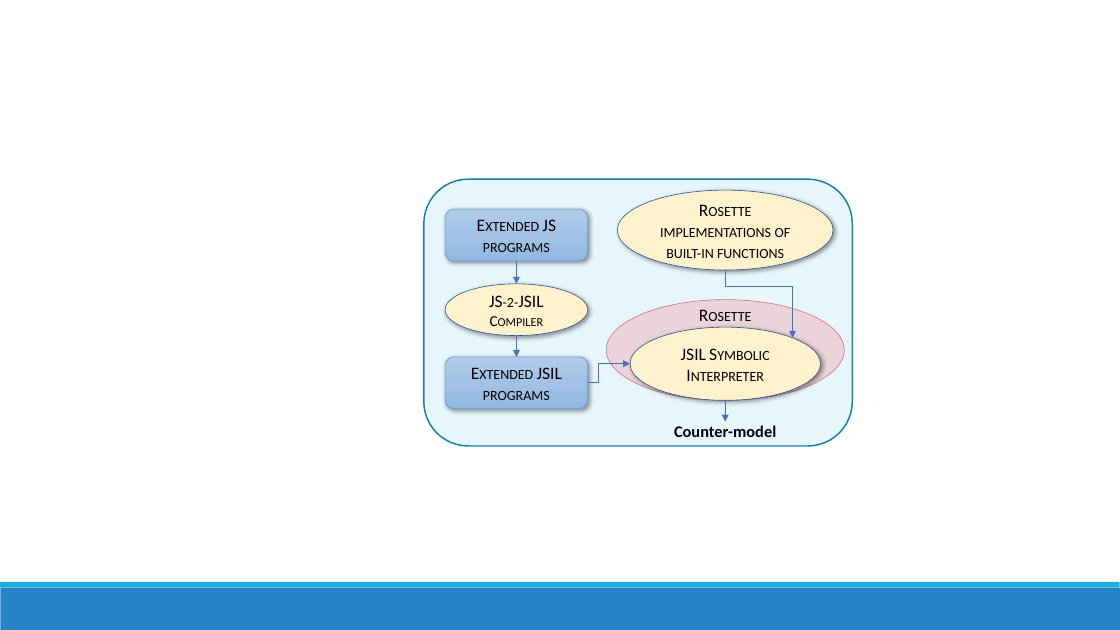
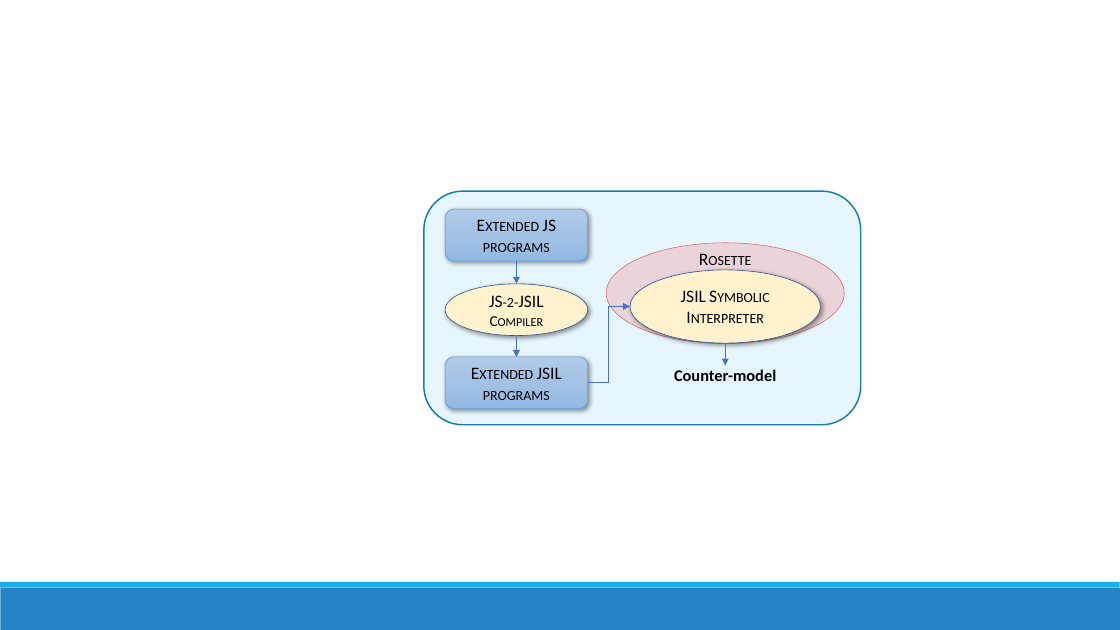
Before and after one commit to j3fsantos/IFlowJaVerT, a slide deck: slide 3 of papers/oopsla18/figures/PPTX.pptx. Drawn at 1120x630 pixels with LibreOffice and Linux fonts; fonts in the diff are those of the drawing. Boxes give left, top, right and bottom in pixels: in the first picture for what was removed or moved away, otherwise in the second. Text is boxed around its words. In the diff, an @@ line names an element or a change of style, - is before the commit and + after.

```diff
--- a/papers/oopsla18/figures/PPTX.pptx
+++ b/papers/oopsla18/figures/PPTX.pptx
@@ rounded rectangle resized from (x1=423, y1=179, x2=852, y2=446) to (x1=423, y1=192, x2=860, y2=425) @@
@@ ellipse removed at (x1=618, y1=190, x2=833, y2=270) @@
-Rosette implementations of built-in functions
@@ ellipse "Rosette" moved from (x1=607, y1=300, x2=844, y2=401) to (x1=607, y1=243, x2=844, y2=344) @@
@@ ellipse "JSIL Symbolic Interpreter" moved from (x1=630, y1=328, x2=821, y2=401) to (x1=630, y1=270, x2=821, y2=343) @@
@@ elbow arrow removed from (725, 270) to (792, 338) @@
@@ elbow arrow moved from (588, 383) - (630, 364) to (588, 383) - (630, 307) @@
@@ arrow moved from (725, 401) - (725, 422) to (725, 343) - (725, 365) @@
@@ text "Counter-model" moved from (x1=674, y1=425, x2=776, y2=437) to (x1=674, y1=369, x2=776, y2=381) @@
```
Also in this commit, not shown: 2 other files.
